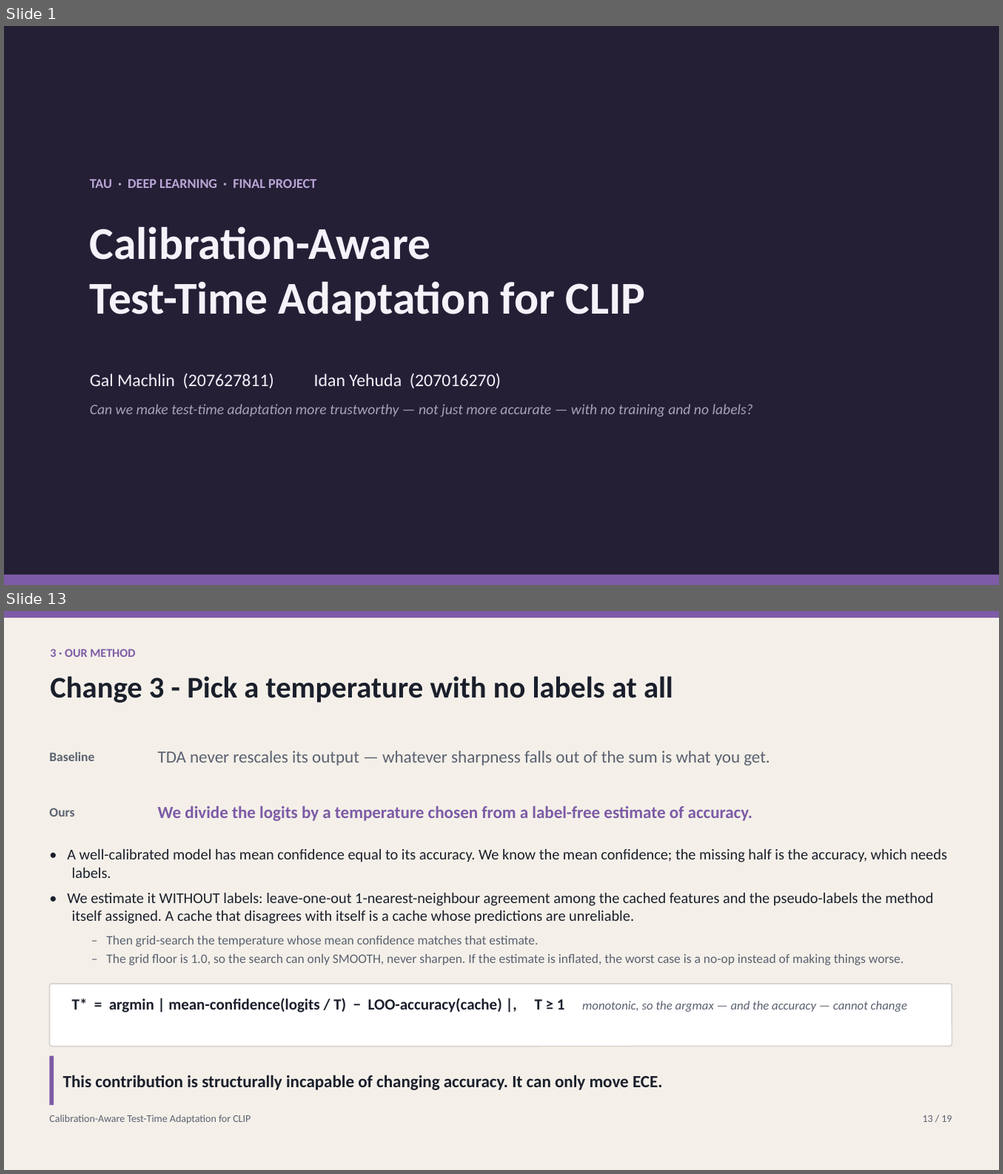
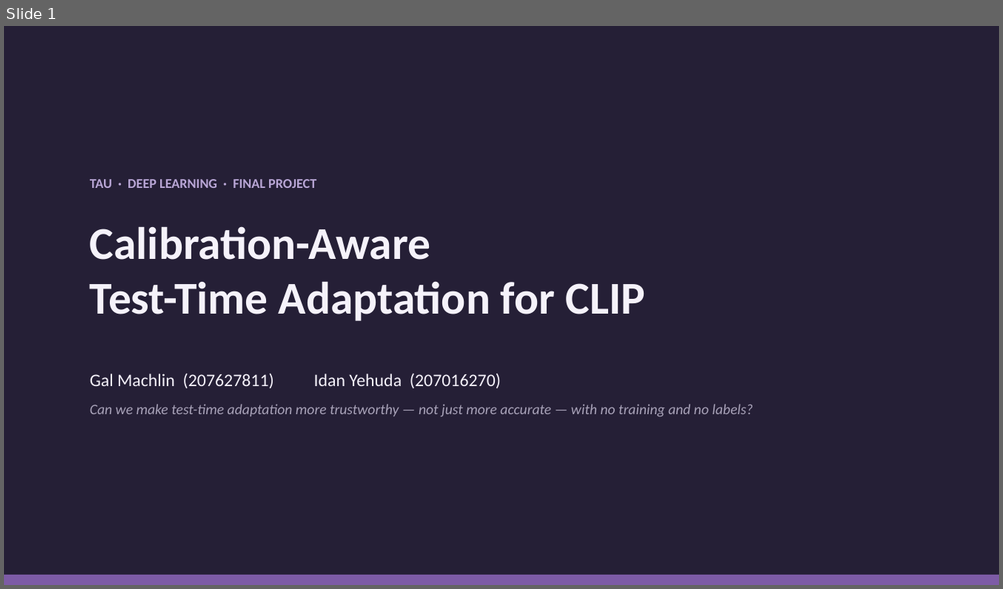
Before and after one commit to macwave12/deep_project_calibration_aware_tta, a slide deck: presentation/calibration_aware_tta.pptx. Shown one above the other, each under a label of ours: slides 1 and 13 before the commit, slide 1 after it; the slides between them are not shown. The pictures are 1003x1174 and 1003x589 pixels, drawn with LibreOffice and Linux fonts; fonts in the diff are those of the drawing. Boxes give left, top, right and bottom in pixels: in the first picture for what was removed or moved away, otherwise in the second. Text is boxed around its words. In the diff, an @@ line names an element or a change of style, - is before the commit and + after.

```diff
--- a/presentation/calibration_aware_tta.pptx
+++ b/presentation/calibration_aware_tta.pptx
@@ slide 13 removed at <box>4,611,999,1170</box>, background #F4F0E9 @@
@@ rectangle removed at <box>4,611,999,618</box> @@
@@ text removed at <box>50,649,135,657</box> @@
-3 · OUR METHOD
@@ text removed at <box>50,676,673,703</box> @@
-Change 3 - Pick a temperature with no labels at all
@@ text removed at <box>49,752,94,761</box> @@
-Baseline
@@ text removed at <box>158,751,769,766</box> @@
-TDA never rescales its output — whatever sharpness falls out of the sum is what you get.
@@ text removed at <box>49,808,74,817</box> @@
-Ours
@@ text removed at <box>158,806,752,821</box> @@
-We divide the logits by a temperature chosen from a label-free estimate of accuracy.
@@ text removed at <box>67,849,947,965</box> @@
-• A well-calibrated model has mean confidence equal to its accuracy. We know the mean confidence; the missing half is the accuracy, which needs labels.
-• We estimate it WITHOUT labels: leave-one-out 1-nearest-neighbour agreement among the cached features and the pseudo-labels the method itself assigned. A cache that disagrees with itself is a cache whose predictions are unreliable.
-– Then grid-search the temperature whose mean confidence matches that estimate.
-– The grid floor is 1.0, so the search can only SMOOTH, never sharpen. If the estimate is inflated, the worst case is a no-op instead of making things worse.
@@ rounded rectangle removed at <box>50,984,951,1047</box> @@
@@ text removed at <box>72,998,907,1013</box> @@
-T* = argmin | mean-confidence(logits / T) − LOO-accuracy(cache) |, T ≥ 1 monotonic, so the argmax — and the accuracy — cannot change
@@ rectangle removed at <box>50,1056,54,1105</box> @@
@@ text removed at <box>63,1075,662,1091</box> @@
-This contribution is structurally incapable of changing accuracy. It can only move ECE.
@@ text removed at <box>49,1115,250,1124</box> @@
-Calibration-Aware Test-Time Adaptation for CLIP
@@ text removed at <box>922,1116,951,1122</box> @@
-13 / 19
```
Also in this commit, not shown: 11 slides changed, 10 slides added, 6 other slides removed.
